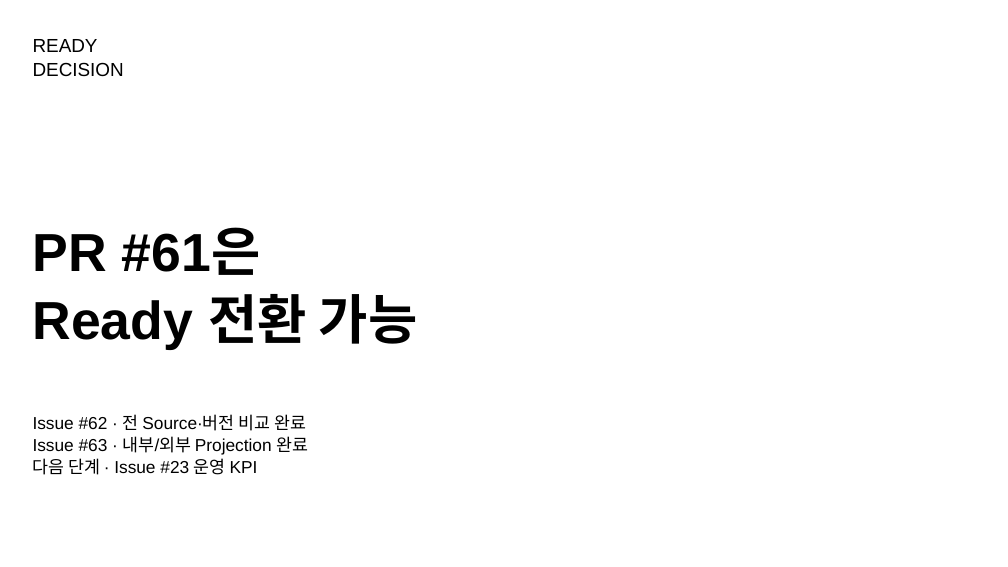
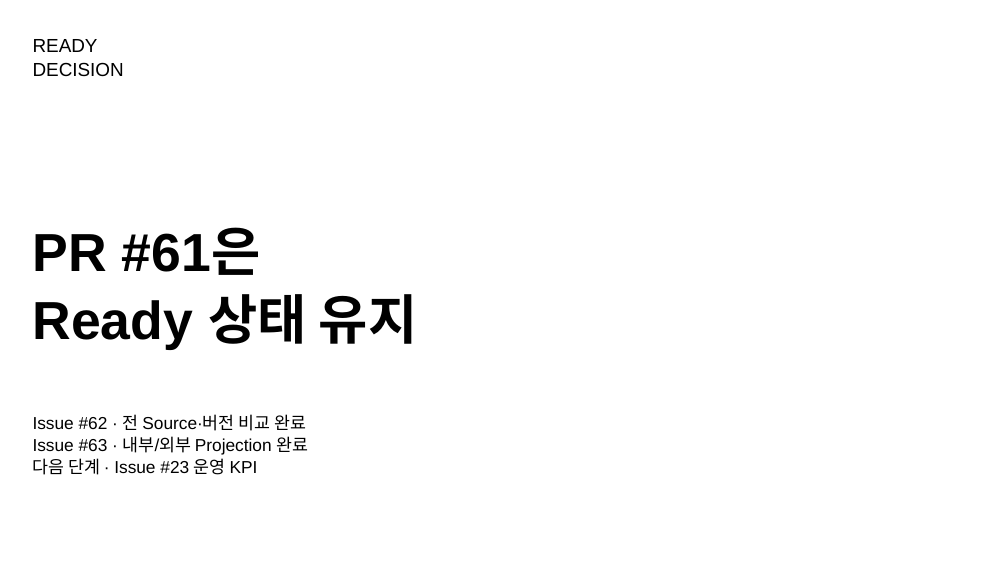
Before and after one commit to ablecloud-team/ablestack-techflow, a slide deck: slide 6 of output/presentation/techflow-versioned-safe-answer.pptx. Drawn at 1008x567 pixels with LibreOffice and Linux fonts; fonts in the diff are those of the drawing. Boxes give left, top, right and bottom in pixels: in the first picture for what was removed or moved away, otherwise in the second. Text is boxed around its words. In the diff, an @@ line names an element or a change of style, - is before the commit and + after.

```diff
--- a/output/presentation/techflow-versioned-safe-answer.pptx
+++ b/output/presentation/techflow-versioned-safe-answer.pptx
@@ text at box(33, 229, 418, 349): text changed @@
-PR #61은
-Ready 전환 가능
+PR #61은
+Ready 상태 유지
```
Also in this commit, not shown: 2 other slides changed, 14 other files.
